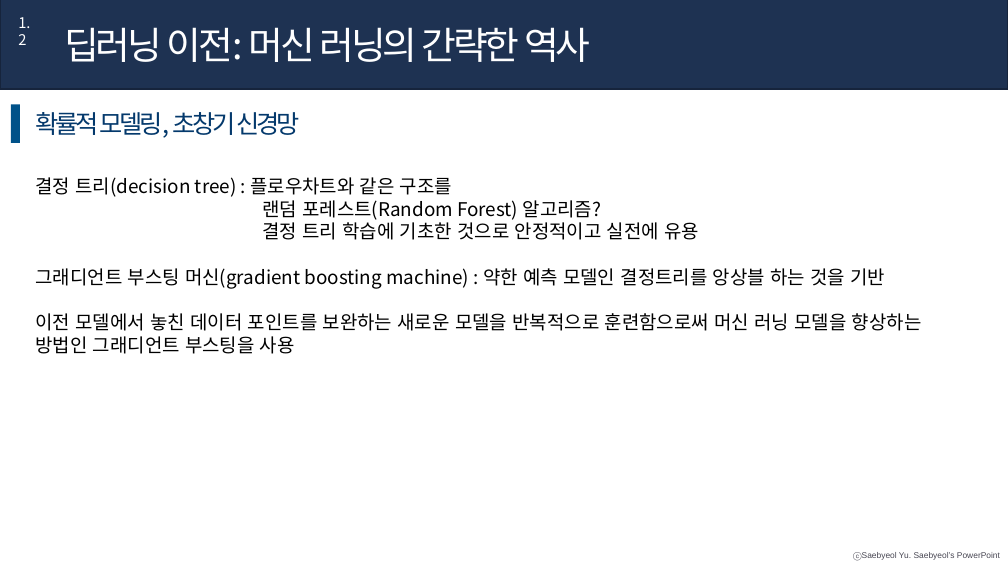
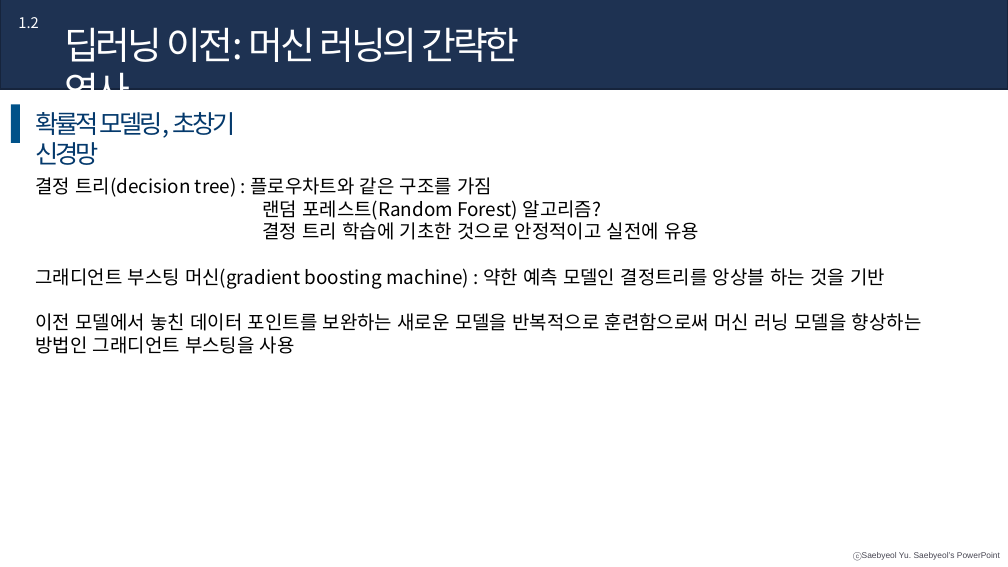
Before and after one commit to longBright/2022_DeepLearningStudy, a slide deck: slide 13 of 03_Team_Data/B팀/2주차_1.1,1.2_B팀_이규리.pptx. Drawn at 1008x567 pixels with LibreOffice and Linux fonts; fonts in the diff are those of the drawing. Boxes give left, top, right and bottom in pixels: in the first picture for what was removed or moved away, otherwise in the second. Text is boxed around its words. In the diff, an @@ line names an element or a change of style, - is before the commit and + after.

```diff
--- a/03_Team_Data/B팀/2주차_1.1,1.2_B팀_이규리.pptx
+++ b/03_Team_Data/B팀/2주차_1.1,1.2_B팀_이규리.pptx
@@ text "1.2" rewrapped from <box>18,17,30,45</box> to <box>18,17,38,28</box> @@
@@ text "딥러닝 이전: 머신 러닝의 간략한 ..." rewrapped from <box>64,27,590,62</box> to <box>64,27,520,115</box> @@
@@ text "확률적 모델링, 초창기 신경망" rewrapped from <box>35,112,299,138</box> to <box>35,112,235,165</box> @@
@@ text at <box>35,177,492,197</box>: text changed @@
-결정 트리(decision tree) : 플로우차트와 같은 구조를
+결정 트리(decision tree) : 플로우차트와 같은 구조를 가짐
```
Also in this commit, not shown: 9 other slides changed, 1 other file.
